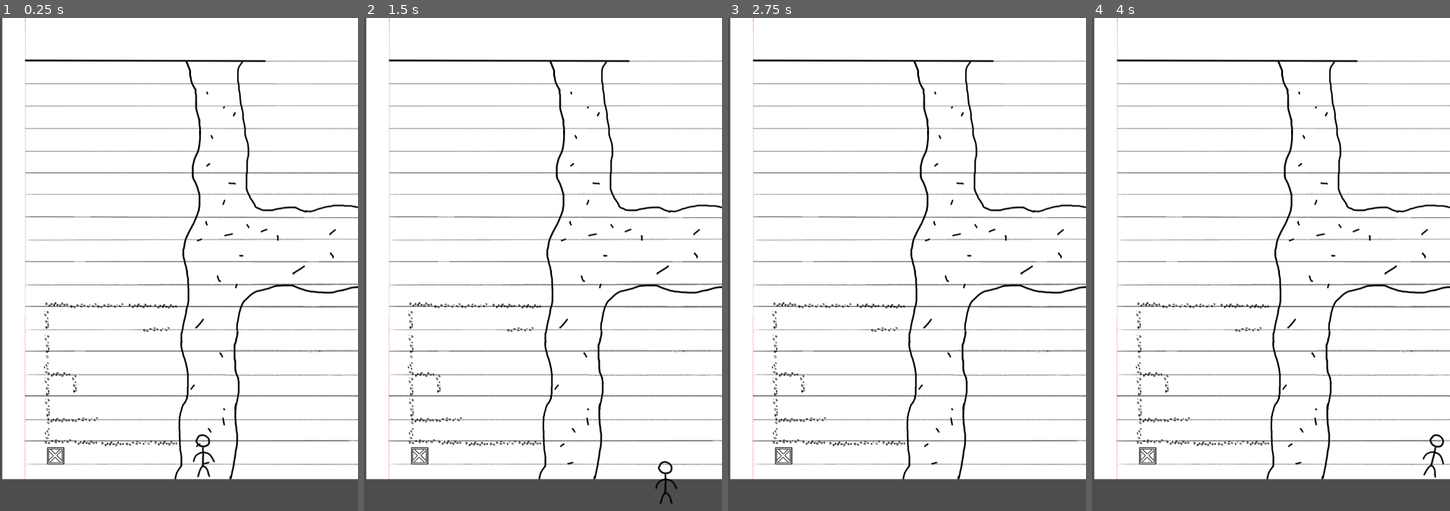
Above: before the commit, frames 1-4 (left to right).
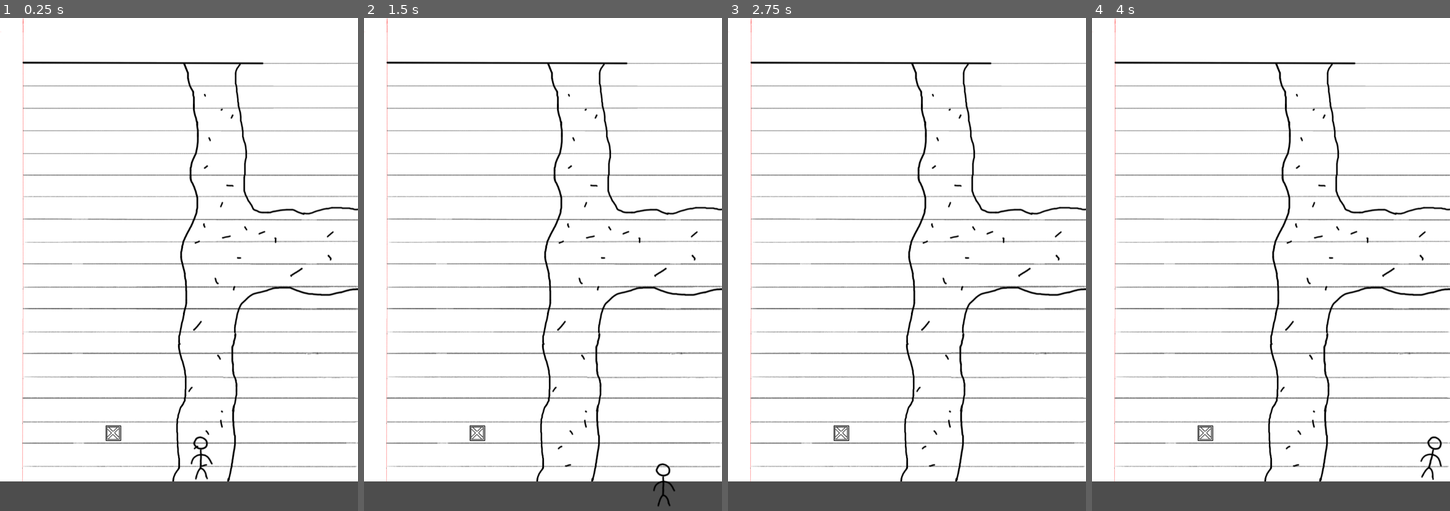
Above: after the commit, the same moments.

Repository: Anon214/SketchBookFantasy
Game: Godot game, scene res://Levels/SecondLevel.tscn
Two runs of this game, one before a commit and one after it. Both use one fixed random seed, a clock stepped at 60 frames per second and the inputs below. This scene is started directly instead of the project's main scene.
Inputs:
- Up to frame 1 (0.25 s): no input
- Up to frame 2 (1.5 s): tap Enter at 0.5 s; hold Right (ui_right) 0.53-1.28 s; hold Down (ui_down) from 1.28 s (still down)
- Up to frame 3 (2.75 s): tap Space at 2 s; release Down (ui_down) at 2.03 s; hold Right (ui_right) from 2.03 s (still down)
- Up to frame 4 (4 s): tap Enter at 2.75 s; release Right (ui_right) at 2.78 s; hold Up (ui_up) 2.78-3.53 s; tap Space at 3.5 s; hold Left (ui_left) from 3.53 s (still down)

The runs differ from the first frame. In frame 1, 16% of the frame differs, in the area x 0-100%, y 0-94%; in frame 2, 16%; in frame 3, 15%; in frame 4, 16%.

Commit message:
created puzzle matrices

Diff:
--- a/Assets/Objects/Box.tscn
+++ b/Assets/Objects/Box.tscn
@@ -4,18 +4,22 @@
 [ext_resource type="Texture2D" uid="uid://bdijnxh8wvwlk" path="res://Assets/PNG/box.png" id="1_t6xbr"]
 
 [sub_resource type="RectangleShape2D" id="RectangleShape2D_wf2m8"]
-size = Vector2(39, 39)
+size = Vector2(39.3194, 39.875)
 
-[node name="Box" type="StaticBody2D" groups=["Box"]]
+[node name="Box" type="Area2D" groups=["Box"]]
+position = Vector2(-3, -2)
+scale = Vector2(0.9, 0.9)
 collision_layer = 2
 collision_mask = 3
 script = ExtResource("1_c0p2x")
 
 [node name="Sprite2D" type="Sprite2D" parent="."]
-position = Vector2(183, 56)
+position = Vector2(184.444, 56.6667)
 scale = Vector2(0.76, 0.76)
 texture = ExtResource("1_t6xbr")
 
 [node name="CollisionShape2D" type="CollisionShape2D" parent="."]
-position = Vector2(22.5, 21.5)
+position = Vector2(23.6736, 22.2847)
 shape = SubResource("RectangleShape2D_wf2m8")
+
+[connection signal="area_shape_entered" from="." to="." method="_on_area_shape_entered"]
--- a/Assets/Objects/Grid/GridCell.tscn
+++ b/Assets/Objects/Grid/GridCell.tscn
@@ -1,12 +1,28 @@
 [gd_scene load_steps=3 format=3 uid="uid://d1qtiwdf8iiuw"]
 
-[ext_resource type="Script" path="res://Scripts/Assets/GridCell.gd" id="1_0w100"]
+[sub_resource type="GDScript" id="GDScript_svq4b"]
+script/source = "extends Area2D
+
+
+# Called when the node enters the scene tree for the first time.
+func _ready():
+	pass # Replace with function body.
+
+
+# Called every frame. 'delta' is the elapsed time since the previous frame.
+func _process(delta):
+	pass
+
+
+func _on_body_entered(body):
+	pass # Replace with function body.
+"
 
 [sub_resource type="RectangleShape2D" id="RectangleShape2D_4r3jf"]
 size = Vector2(47.5, 49)
 
 [node name="GridCell" type="Area2D"]
-script = ExtResource("1_0w100")
+script = SubResource("GDScript_svq4b")
 
 [node name="CollisionShape2D" type="CollisionShape2D" parent="."]
 position = Vector2(24, 24)
--- a/Levels/SecondLevel.tscn
+++ b/Levels/SecondLevel.tscn
@@ -10,19 +10,128 @@
 [ext_resource type="PackedScene" uid="uid://b6g7y4jencox4" path="res://Entities/Player/Player.tscn" id="7_34qke"]
 [ext_resource type="Script" path="res://Scripts/LevelScripts/BotExit.gd" id="8_drtck"]
 
-[sub_resource type="RectangleShape2D" id="RectangleShape2D_lci3l"]
-size = Vector2(38.875, 38.125)
+[sub_resource type="RectangleShape2D" id="RectangleShape2D_v45cc"]
+size = Vector2(39.1838, 38.7901)
+
+[sub_resource type="RectangleShape2D" id="RectangleShape2D_ugnu8"]
+size = Vector2(39.1838, 38.7901)
+
+[sub_resource type="RectangleShape2D" id="RectangleShape2D_gnanf"]
+size = Vector2(39.1838, 38.7901)
+
+[sub_resource type="RectangleShape2D" id="RectangleShape2D_ntic1"]
+size = Vector2(39.1838, 38.7901)
+
+[sub_resource type="RectangleShape2D" id="RectangleShape2D_ws6xl"]
+size = Vector2(39.1838, 38.7901)
+
+[sub_resource type="RectangleShape2D" id="RectangleShape2D_ygdhe"]
+size = Vector2(39.1838, 38.7901)
+
+[sub_resource type="RectangleShape2D" id="RectangleShape2D_wv0cj"]
+size = Vector2(39.1838, 38.7901)
+
+[sub_resource type="RectangleShape2D" id="RectangleShape2D_uevif"]
+size = Vector2(39.1838, 38.7901)
+
+[sub_resource type="RectangleShape2D" id="RectangleShape2D_whr8r"]
+size = Vector2(39.1838, 38.7901)
+
+[sub_resource type="RectangleShape2D" id="RectangleShape2D_gidja"]
+size = Vector2(39.1838, 38.7901)
+
+[sub_resource type="RectangleShape2D" id="RectangleShape2D_7gs56"]
+size = Vector2(39.1838, 38.7901)
+
+[sub_resource type="RectangleShape2D" id="RectangleShape2D_trm3p"]
+size = Vector2(39.1838, 38.7901)
+
+[sub_resource type="RectangleShape2D" id="RectangleShape2D_0scdr"]
+size = Vector2(39.1838, 38.7901)
+
+[sub_resource type="RectangleShape2D" id="RectangleShape2D_6flbo"]
+size = Vector2(39.1838, 38.7901)
+
+[sub_resource type="RectangleShape2D" id="RectangleShape2D_7lv77"]
+size = Vector2(39.1838, 38.7901)
+
+[sub_resource type="RectangleShape2D" id="RectangleShape2D_8c2c5"]
+size = Vector2(39.1838, 38.7901)
+
+[sub_resource type="RectangleShape2D" id="RectangleShape2D_t3p4r"]
+size = Vector2(39.1838, 38.7901)
+
+[sub_resource type="RectangleShape2D" id="RectangleShape2D_7d8wp"]
+size = Vector2(39.1838, 38.7901)
+
+[sub_resource type="RectangleShape2D" id="RectangleShape2D_xwbx3"]
+size = Vector2(39.1838, 38.7901)
+
+[sub_resource type="RectangleShape2D" id="RectangleShape2D_trk4f"]
+size = Vector2(39.1838, 38.7901)
+
+[sub_resource type="RectangleShape2D" id="RectangleShape2D_noyxu"]
+size = Vector2(39.1838, 38.7901)
+
+[sub_resource type="RectangleShape2D" id="RectangleShape2D_gytdu"]
+size = Vector2(39.1838, 38.7901)
+
+[sub_resource type="RectangleShape2D" id="RectangleShape2D_c30ke"]
+size = Vector2(39.1838, 38.7901)
+
+[sub_resource type="RectangleShape2D" id="RectangleShape2D_x61jr"]
+size = Vector2(39.1838, 38.7901)
+
+[sub_resource type="RectangleShape2D" id="RectangleShape2D_yrqm5"]
+size = Vector2(39.1838, 38.7901)
+
+[sub_resource type="RectangleShape2D" id="RectangleShape2D_cxcq5"]
+size = Vector2(39.1838, 38.7901)
+
+[sub_resource type="RectangleShape2D" id="RectangleShape2D_svpup"]
+size = Vector2(39.1838, 38.7901)
+
+[sub_resource type="RectangleShape2D" id="RectangleShape2D_44rqw"]
+size = Vector2(39.1838, 38.7901)
+
+[sub_resource type="RectangleShape2D" id="RectangleShape2D_cma6j"]
+size = Vector2(39.1838, 38.7901)
+
+[sub_resource type="RectangleShape2D" id="RectangleShape2D_d2cpi"]
+size = Vector2(39.1838, 38.7901)
+
+[sub_resource type="RectangleShape2D" id="RectangleShape2D_j51ln"]
+size = Vector2(39.1838, 38.7901)
+
+[sub_resource type="RectangleShape2D" id="RectangleShape2D_x1rsx"]
+size = Vector2(39.1838, 38.7901)
+
+[sub_resource type="RectangleShape2D" id="RectangleShape2D_6uqaq"]
+size = Vector2(39.1838, 38.7901)
+
+[sub_resource type="RectangleShape2D" id="RectangleShape2D_ykjmw"]
+size = Vector2(39.1838, 38.7901)
+
+[sub_resource type="RectangleShape2D" id="RectangleShape2D_vm0ex"]
+size = Vector2(39.1838, 38.7901)
+
+[sub_resource type="RectangleShape2D" id="RectangleShape2D_tf4ou"]
+size = Vector2(39.1838, 38.7901)
 
 [sub_resource type="RectangleShape2D" id="RectangleShape2D_nky1i"]
 size = Vector2(123, 3)
 
-[node name="SecondScreen" type="Sprite2D"]
-position = Vector2(405, 512)
+[node name="SecondScreen" type="Node2D"]
+position = Vector2(400, 517)
+
+[node name="Background" type="Sprite2D" parent="."]
 texture = ExtResource("1_18awa")
+metadata/_edit_group_ = true
 
 [node name="PuzzleArea" type="Node2D" parent="."]
 
 [node name="Pebbles" type="Node2D" parent="PuzzleArea"]
+visible = false
 
 [node name="PebblesHor1" type="Sprite2D" parent="PuzzleArea/Pebbles"]
 position = Vector2(-37, 359.5)
@@ -41,7 +150,7 @@
 texture = ExtResource("3_vb0y3")
 
 [node name="PebblesVert1" type="Sprite2D" parent="PuzzleArea/Pebbles"]
-position = Vector2(-64, 394.5)
+position = Vector2(-70, 395)
 texture = ExtResource("5_k0jhv")
 
 [node name="PebblesHor5" type="Sprite2D" parent="PuzzleArea/Pebbles"]
@@ -109,129 +218,196 @@
 texture = ExtResource("6_tx28d")
 
 [node name="GridContainer" type="Area2D" parent="PuzzleArea"]
+unique_name_in_owner = true
+position = Vector2(-36, 3)
 collision_layer = 2
 collision_mask = 2
 script = ExtResource("2_ylu76")
 
-[node name="CollisionShape2D" type="CollisionShape2D" parent="PuzzleArea/GridContainer"]
-position = Vector2(-266, 158)
-shape = SubResource("RectangleShape2D_lci3l")
+[node name="CollisionShape2D1" type="CollisionShape2D" parent="PuzzleArea/GridContainer"]
+position = Vector2(-279, 155)
+scale = Vector2(0.9, 0.9)
+shape = SubResource("RectangleShape2D_v45cc")
 
 [node name="CollisionShape2D2" type="CollisionShape2D" parent="PuzzleArea/GridContainer"]
-position = Vector2(-210, 158)
-shape = SubResource("RectangleShape2D_lci3l")
+position = Vector2(-225, 155)
+scale = Vector2(0.9, 0.9)
+shape = SubResource("RectangleShape2D_ugnu8")
 
 [node name="CollisionShape2D3" type="CollisionShape2D" parent="PuzzleArea/GridContainer"]
-position = Vector2(-154, 158)
-shape = SubResource("RectangleShape2D_lci3l")
+position = Vector2(-169, 155)
+scale = Vector2(0.9, 0.9)
+shape = SubResource("RectangleShape2D_gnanf")
 
 [node name="CollisionShape2D4" type="CollisionShape2D" parent="PuzzleArea/GridContainer"]
-position = Vector2(-99, 158)
-shape = SubResource("RectangleShape2D_lci3l")
+position = Vector2(-113, 155)
+scale = Vector2(0.9, 0.9)
+shape = SubResource("RectangleShape2D_ntic1")
 
 [node name="CollisionShape2D5" type="CollisionShape2D" parent="PuzzleArea/GridContainer"]
-position = Vector2(-44, 158)
-shape = SubResource("RectangleShape2D_lci3l")
+position = Vector2(-58, 155)
+scale = Vector2(0.9, 0.9)
+shape = SubResource("RectangleShape2D_ws6xl")
 
 [node name="CollisionShape2D6" type="CollisionShape2D" parent="PuzzleArea/GridContainer"]
-position = Vector2(-267, 207)
-shape = SubResource("RectangleShape2D_lci3l")
+position = Vector2(-3, 155)
+scale = Vector2(0.9, 0.9)
+shape = SubResource("RectangleShape2D_ygdhe")
 
 [node name="CollisionShape2D7" type="CollisionShape2D" parent="PuzzleArea/GridContainer"]
-position = Vector2(-211, 207)
-shape = SubResource("RectangleShape2D_lci3l")
+position = Vector2(-279, 204)
+scale = Vector2(0.9, 0.9)
+shape = SubResource("RectangleShape2D_wv0cj")
 
 [node name="CollisionShape2D8" type="CollisionShape2D" parent="PuzzleArea/GridContainer"]
-position = Vector2(-155, 207)
-shape = SubResource("RectangleShape2D_lci3l")
+position = Vector2(-224, 204)
+scale = Vector2(0.9, 0.9)
+shape = SubResource("RectangleShape2D_uevif")
 
 [node name="CollisionShape2D9" type="CollisionShape2D" parent="PuzzleArea/GridContainer"]
-position = Vector2(-100, 207)
-shape = SubResource("RectangleShape2D_lci3l")
+position = Vector2(-168, 204)
+scale = Vector2(0.9, 0.9)
+shape = SubResource("RectangleShape2D_whr8r")
 
 [node name="CollisionShape2D10" type="CollisionShape2D" parent="PuzzleArea/GridContainer"]
-position = Vector2(-45, 207)
-shape = SubResource("RectangleShape2D_lci3l")
+position = Vector2(-112, 204)
+scale = Vector2(0.9, 0.9)
+shape = SubResource("RectangleShape2D_gidja")
 
 [node name="CollisionShape2D11" type="CollisionShape2D" parent="PuzzleArea/GridContainer"]
-position = Vector2(-267, 257)
-shape = SubResource("RectangleShape2D_lci3l")
+position = Vector2(-57, 204)
+scale = Vector2(0.9, 0.9)
+shape = SubResource("RectangleShape2D_7gs56")
 
 [node name="CollisionShape2D12" type="CollisionShape2D" parent="PuzzleArea/GridContainer"]
-position = Vector2(-210, 257)
-shape = SubResource("RectangleShape2D_lci3l")
+position = Vector2(-2, 204)
+scale = Vector2(0.9, 0.9)
+shape = SubResource("RectangleShape2D_trm3p")
 
 [node name="CollisionShape2D13" type="CollisionShape2D" parent="PuzzleArea/GridContainer"]
-position = Vector2(-154, 257)
-shape = SubResource("RectangleShape2D_lci3l")
+position = Vector2(-279, 255)
+scale = Vector2(0.9, 0.9)
+shape = SubResource("RectangleShape2D_0scdr")
 
 [node name="CollisionShape2D14" type="CollisionShape2D" parent="PuzzleArea/GridContainer"]
-position = Vector2(-100, 257)
-shape = SubResource("RectangleShape2D_lci3l")
+position = Vector2(-224, 255)
+scale = Vector2(0.9, 0.9)
+shape = SubResource("RectangleShape2D_6flbo")
 
 [node name="CollisionShape2D15" type="CollisionShape2D" parent="PuzzleArea/GridContainer"]
-position = Vector2(-44, 257)
-shape = SubResource("RectangleShape2D_lci3l")
+position = Vector2(-168, 255)
+scale = Vector2(0.9, 0.9)
+shape = SubResource("RectangleShape2D_7lv77")
 
 [node name="CollisionShape2D16" type="CollisionShape2D" parent="PuzzleArea/GridContainer"]
-position = Vector2(-267, 308)
-shape = SubResource("RectangleShape2D_lci3l")
+position = Vector2(-112, 255)
+scale = Vector2(0.9, 0.9)
+shape = SubResource("RectangleShape2D_8c2c5")
 
 [node name="CollisionShape2D17" type="CollisionShape2D" parent="PuzzleArea/GridContainer"]
-position = Vector2(-210, 308)
-shape = SubResource("RectangleShape2D_lci3l")
+position = Vector2(-57, 255)
+scale = Vector2(0.9, 0.9)
+shape = SubResource("RectangleShape2D_t3p4r")
 
 [node name="CollisionShape2D18" type="CollisionShape2D" parent="PuzzleArea/GridContainer"]
-position = Vector2(-153, 308)
-shape = SubResource("RectangleShape2D_lci3l")
+position = Vector2(-2, 255)
+scale = Vector2(0.9, 0.9)
+shape = SubResource("RectangleShape2D_7d8wp")
 
 [node name="CollisionShape2D19" type="CollisionShape2D" parent="PuzzleArea/GridContainer"]
-position = Vector2(-99, 308)
-shape = SubResource("RectangleShape2D_lci3l")
+position = Vector2(-279, 304)
+scale = Vector2(0.9, 0.9)
+shape = SubResource("RectangleShape2D_xwbx3")
 
 [node name="CollisionShape2D20" type="CollisionShape2D" parent="PuzzleArea/GridContainer"]
-position = Vector2(-44, 308)
-shape = SubResource("RectangleShape2D_lci3l")
+position = Vector2(-224, 304)
+scale = Vector2(0.9, 0.9)
+shape = SubResource("RectangleShape2D_trk4f")
 
 [node name="CollisionShape2D21" type="CollisionShape2D" parent="PuzzleArea/GridContainer"]
-position = Vector2(-267, 357)
-shape = SubResource("RectangleShape2D_lci3l")
+position = Vector2(-168, 304)
+scale = Vector2(0.9, 0.9)
+shape = SubResource("RectangleShape2D_noyxu")
 
 [node name="CollisionShape2D22" type="CollisionShape2D" parent="PuzzleArea/GridContainer"]
-position = Vector2(-209, 357)
-shape = SubResource("RectangleShape2D_lci3l")
+position = Vector2(-112, 304)
+scale = Vector2(0.9, 0.9)
+shape = SubResource("RectangleShape2D_gytdu")
 
 [node name="CollisionShape2D23" type="CollisionShape2D" parent="PuzzleArea/GridContainer"]
-position = Vector2(-152, 357)
-shape = SubResource("RectangleShape2D_lci3l")
+position = Vector2(-57, 304)
+scale = Vector2(0.9, 0.9)
+shape = SubResource("RectangleShape2D_c30ke")
 
 [node name="CollisionShape2D24" type="CollisionShape2D" parent="PuzzleArea/GridContainer"]
-position = Vector2(-99, 357)
-shape = SubResource("RectangleShape2D_lci3l")
+position = Vector2(-2, 304)
+scale = Vector2(0.9, 0.9)
+shape = SubResource("RectangleShape2D_x61jr")
 
 [node name="CollisionShape2D25" type="CollisionShape2D" parent="PuzzleArea/GridContainer"]
-position = Vector2(-43, 357)
-shape = SubResource("RectangleShape2D_lci3l")
+position = Vector2(-279, 355)
+scale = Vector2(0.9, 0.9)
+shape = SubResource("RectangleShape2D_yrqm5")
 
 [node name="CollisionShape2D26" type="CollisionShape2D" parent="PuzzleArea/GridContainer"]
-position = Vector2(-266, 409)
-shape = SubResource("RectangleShape2D_lci3l")
+position = Vector2(-224, 355)
+scale = Vector2(0.9, 0.9)
+shape = SubResource("RectangleShape2D_cxcq5")
 
 [node name="CollisionShape2D27" type="CollisionShape2D" parent="PuzzleArea/GridContainer"]
-position = Vector2(-209, 409)
-shape = SubResource("RectangleShape2D_lci3l")
+position = Vector2(-168, 355)
+scale = Vector2(0.9, 0.9)
+shape = SubResource("RectangleShape2D_svpup")
 
 [node name="CollisionShape2D28" type="CollisionShape2D" parent="PuzzleArea/GridContainer"]
-position = Vector2(-152, 409)
-shape = SubResource("RectangleShape2D_lci3l")
+position = Vector2(-112, 355)
+scale = Vector2(0.9, 0.9)
+shape = SubResource("RectangleShape2D_44rqw")
 
 [node name="CollisionShape2D29" type="CollisionShape2D" parent="PuzzleArea/GridContainer"]
-position = Vector2(-98, 409)
-shape = SubResource("RectangleShape2D_lci3l")
+position = Vector2(-57, 355)
+scale = Vector2(0.9, 0.9)
+shape = SubResource("RectangleShape2D_cma6j")
 
 [node name="CollisionShape2D30" type="CollisionShape2D" parent="PuzzleArea/GridContainer"]
-position = Vector2(-42, 409)
-shape = SubResource("RectangleShape2D_lci3l")
+position = Vector2(-2, 355)
+scale = Vector2(0.9, 0.9)
+shape = SubResource("RectangleShape2D_d2cpi")
+
+[node name="CollisionShape2D31" type="CollisionShape2D" parent="PuzzleArea/GridContainer"]
+position = Vector2(-279, 405)
+scale = Vector2(0.9, 0.9)
+shape = SubResource("RectangleShape2D_j51ln")
+
+[node name="CollisionShape2D32" type="CollisionShape2D" parent="PuzzleArea/GridContainer"]
+position = Vector2(-224, 405)
+scale = Vector2(0.9, 0.9)
+shape = SubResource("RectangleShape2D_x1rsx")
+
+[node name="CollisionShape2D33" type="CollisionShape2D" parent="PuzzleArea/GridContainer"]
+position = Vector2(-168, 405)
+scale = Vector2(0.9, 0.9)
+shape = SubResource("RectangleShape2D_6uqaq")
+
+[node name="CollisionShape2D34" type="CollisionShape2D" parent="PuzzleArea/GridContainer"]
+position = Vector2(-112, 405)
+scale = Vector2(0.9, 0.9)
+shape = SubResource("RectangleShape2D_ykjmw")
+
+[node name="CollisionShape2D35" type="CollisionShape2D" parent="PuzzleArea/GridContainer"]
+position = Vector2(-57, 405)
+scale = Vector2(0.9, 0.9)
+shape = SubResource("RectangleShape2D_vm0ex")
+
+[node name="CollisionShape2D36" type="CollisionShape2D" parent="PuzzleArea/GridContainer"]
+position = Vector2(-2, 405)
+scale = Vector2(0.9, 0.9)
+shape = SubResource("RectangleShape2D_tf4ou")
+
+[node name="BoxContainer" type="Node2D" parent="PuzzleArea"]
+
+[node name="Box" parent="PuzzleArea/BoxContainer" instance=ExtResource("6_l6ogr")]
+position = Vector2(-168, 402)
 
 [node name="Player" parent="." instance=ExtResource("7_34qke")]
 position = Vector2(49, 464)
@@ -243,8 +419,4 @@
 position = Vector2(49.5, 516.5)
 shape = SubResource("RectangleShape2D_nky1i")
 
-[node name="Box" parent="." instance=ExtResource("6_l6ogr")]
-position = Vector2(-303, 443)
-
-[connection signal="body_entered" from="PuzzleArea/GridContainer" to="PuzzleArea/GridContainer" method="_on_body_entered"]
 [connection signal="body_entered" from="BotExit" to="BotExit" method="_on_body_entered"]
--- a/Scripts/Assets/Box.gd
+++ b/Scripts/Assets/Box.gd
@@ -1,3 +1,39 @@
-extends StaticBody2D
+class_name Box
+extends Area2D
 
-var distance : int = 20
+var area_index : int = 0
+var r : int = 0
+var c : int = 0
+@onready var grid_container = %GridContainer
+
+func _on_area_shape_entered(area_rid, area, area_shape_index, local_shape_index):
+	area_index = area_shape_index
+	calculate_matrix()
+	grid_container.set_boxes(self)
+
+func calculate_matrix():
+	r = int(area_index / 6)
+	c = area_index % 6
+
+func check_valid():
+	pass
+
+
+func _on_left_body_entered(body):
+	if body is Player:
+		pass
+
+
+func _on_top_body_entered(body):
+	if body is Player:
+		pass
+
+
+func _on_right_body_entered(body):
+	if body is Player:
+		pass
+
+
+func _on_down_body_entered(body):
+	if body is Player:
+		pass
--- a/Scripts/Assets/GridCell.gd
+++ /dev/null
@@ -1,15 +0,0 @@
-extends Area2D
-
-
-# Called when the node enters the scene tree for the first time.
-func _ready():
-	pass # Replace with function body.
-
-
-# Called every frame. 'delta' is the elapsed time since the previous frame.
-func _process(delta):
-	pass
-
-
-func _on_body_entered(body):
-	pass # Replace with function body.
--- a/Scripts/Assets/GridContainer.gd
+++ b/Scripts/Assets/GridContainer.gd
@@ -1,19 +1,37 @@
+class_name GContainer
 extends Area2D
 
-var matrix = [0, 0]
 @onready var children = get_children()
-# Called when the node enters the scene tree for the first time.
-func _ready():
-	matrix[0] = children[0]
-	matrix[1] = children[1]
+@onready var collision_matrix = create_empty_collision_matrix()
+@onready var box_matrix = create_empty_box_matrix()
 
+func create_empty_collision_matrix():
+	var matrix = []
+	var c = 0
+	for i in range(6):
+		var array = [0, 0, 0, 0, 0, 0]
+		for j in range(6):
+			array[j] = children[c]
+			c += 1
+		matrix.append(array)
 
-# Called every frame. 'delta' is the elapsed time since the previous frame.
-func _process(delta):
-	pass
+	return matrix
 
+func create_empty_box_matrix():
+	var matrix = []
+	for i in range(6):
+		var array = [0, 0, 0, 0, 0, 0]
+		matrix.append(array)
+	return matrix
 
-func _on_body_entered(body):
-	body.position = matrix[0].position
-	body.position.x -= 22
-	body.position.y -= 21
+func set_boxes(box: Box):
+	var r = box.r
+	var c = box.c
+	box_matrix[r][c] = box
+	print(r, c)
+
+	var pos = collision_matrix[r][c].position
+	pos.x -= 56
+	pos.y -= 16
+
+	box.position = pos
--- a/Scripts/Entities/player.gd
+++ b/Scripts/Entities/player.gd
@@ -13,6 +13,7 @@
 	move_state.idle_mode.connect(fsm.change_state.bind(idle_state))
 	idle_state.move_mode.connect(fsm.change_state.bind(move_state))
 
+
 func _physics_process(_delta):
 	player_input()
 
Not shown: 1 places in Levels/SecondLevel.tscn that only renumber resources
